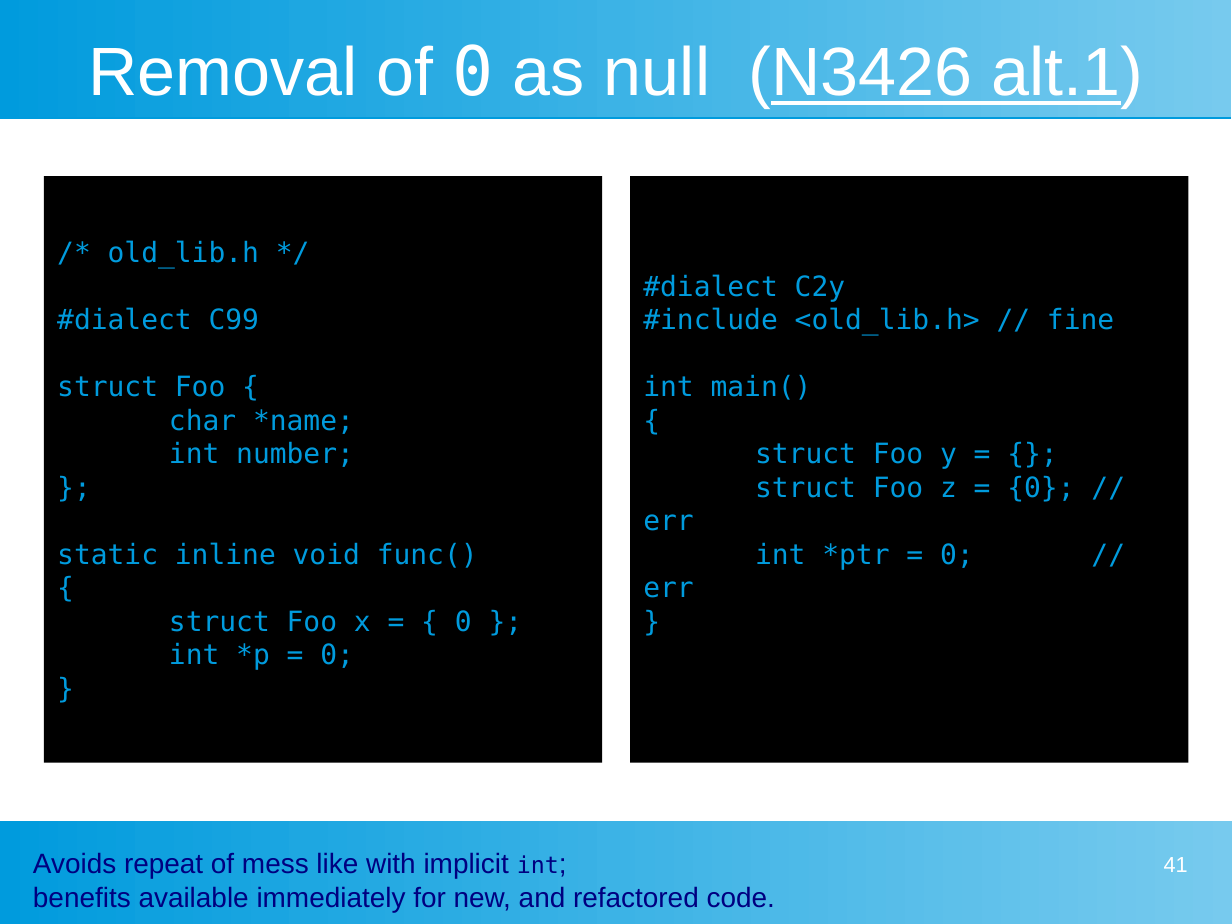
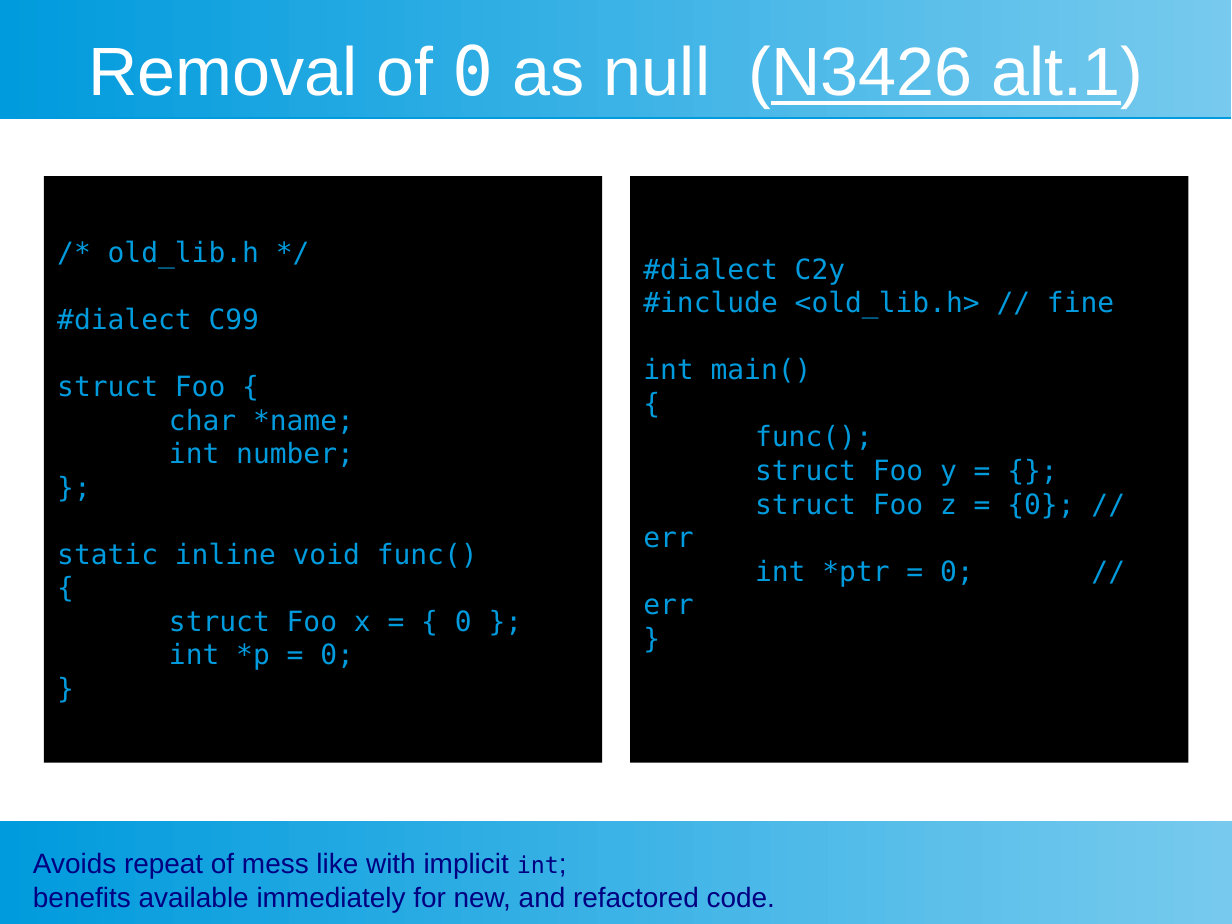
Before and after one commit to Jorenar/papers, a slide deck: slide 45 of WG14/Pitch for dialect directive.odp (slide 41 before the commit). Drawn at 1232x924 pixels with LibreOffice and Linux fonts; fonts in the diff are those of the drawing. Boxes give left, top, right and bottom in pixels: in the first picture for what was removed or moved away, otherwise in the second. Text is boxed around its words. In the diff, an @@ line names an element or a change of style, - is before the commit and + after.

Commit message:
Pitch for #dialect directive (v2)

```diff
--- a/WG14/Pitch for dialect directive.odp
+++ b/WG14/Pitch for dialect directive.odp
@@ text at (643, 257, 1114, 615): text changed @@
-#dialect C2y
-#include <old_lib.h> // fine
-int main()
-{
-struct Foo y = {};
-struct Foo z = {0}; // err
-int *ptr = 0; // err
-}
+#dialect C2y
+#include <old_lib.h> // fine
+int main()
+{
+func();
+struct Foo y = {};
+struct Foo z = {0}; // err
+int *ptr = 0; // err
+}
@@ page number removed at (1164, 857, 1188, 872) @@
-41
```
Also in this commit, not shown: 53 other slides changed, 8 slides added, 5 slides removed.
